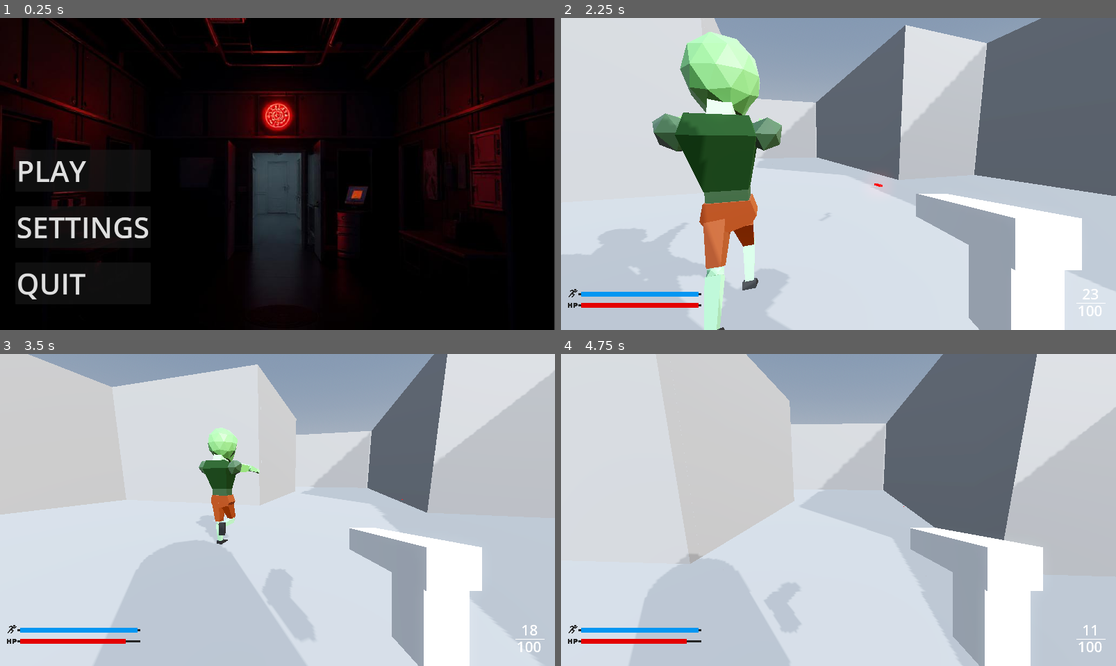
Above: before the commit, frames 1-4 (two rows, left to right).
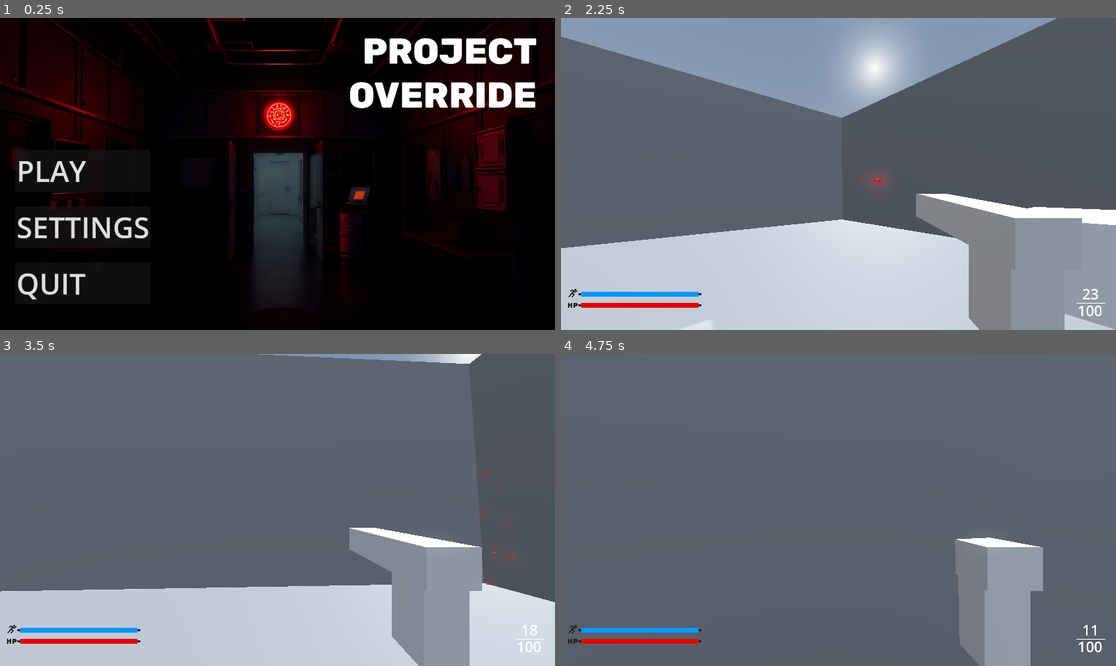
Above: after the commit, the same moments.

Repository: boltnzl/project-override
Game: Godot game, scene res://scenes/mainmenu.tscn
The game is run twice, just before and just after one commit, with the same random seed, the same clock (stepped at 60 frames per second) and the same inputs.
Inputs (mouse positions are in pixels of both pictures, inside the frame that each line leads up to; where the layout moved, square brackets give the same spot in the first picture):
- Up to frame 1 (0.25 s): no input
- Up to frame 2 (2.25 s): click "PLAY" at 0.5 s; click (655, 180) [838, 158] at 1.25 s; move the mouse to (866, 174) at 2.02 s; press the mouse at (866, 174) at 2.03 s; hold W (up) from 2.03 s (still down)
- Up to frame 3 (3.5 s): keep holding W (up); tap Space (jump) at 2.27, 3.02 s; move the mouse to (249, 510) at 2.77 s; release the mouse at (249, 510) at 2.78 s; tap Shift (sprint) at 2.85 s
- Up to frame 4 (4.75 s): keep holding W (up); move the mouse to (849, 503) at 3.52 s; press the mouse at (849, 503) at 3.53 s; move the mouse to (832, 516) at 4.27 s; release the mouse at (832, 516) at 4.28 s; tap Shift (sprint) at 4.35 s; tap Space (jump) at 4.52 s

The runs differ from the first frame. In frame 1, 6.4% of the frame differs, in the area x 0-100%, y 0-100%; in frame 2, 56%; in frame 3, 72%; in frame 4, 87%.

Commit message:
Selector Basically Finished

Diff:
--- a/project.godot
+++ b/project.godot
@@ -13,6 +13,10 @@
 config/name="Project Overridew"
 run/main_scene="uid://cn6rt7044je0n"
 config/features=PackedStringArray("4.4", "Forward Plus")
+
+[autoload]
+
+GameData="*res://scripts/GameData.gd"
 
 [display]
 
--- a/scenes/level.tscn
+++ b/scenes/level.tscn
@@ -1,6 +1,7 @@
-[gd_scene load_steps=28 format=3 uid="uid://bj387j66to5uj"]
+[gd_scene load_steps=30 format=3 uid="uid://bj387j66to5uj"]
 
 [ext_resource type="Script" uid="uid://dqh6opl1sauow" path="res://scripts/mainlevel.gd" id="1_1ainy"]
+[ext_resource type="Script" uid="uid://dvolydp225yem" path="res://scenes/win_condition.gd" id="4_mx8sn"]
 [ext_resource type="PackedScene" uid="uid://dm0g5mvsicmvs" path="res://scenes/enemy.tscn" id="5_f2txt"]
 [ext_resource type="PackedScene" uid="uid://dqof0v4sx7egd" path="res://scenes/player.tscn" id="8_b121j"]
 
@@ -73,6 +74,9 @@
 
 [sub_resource type="BoxShape3D" id="BoxShape3D_pqd0y"]
 size = Vector3(63.5252, 1.18848, 44.3533)
+
+[sub_resource type="BoxShape3D" id="BoxShape3D_ppgk2"]
+size = Vector3(15.0033, 17.3937, 18.714)
 
 [node name="Level" type="Node3D"]
 script = ExtResource("1_1ainy")
@@ -704,8 +708,16 @@
 
 [node name="Player" parent="." instance=ExtResource("8_b121j")]
 
+[node name="WinCondition" type="Area3D" parent="."]
+script = ExtResource("4_mx8sn")
+
+[node name="CollisionShape3D" type="CollisionShape3D" parent="WinCondition"]
+transform = Transform3D(1, 0, 0, 0, 1, 0, 0, 0, 1, 12.1021, 8.19684, -4.70796)
+shape = SubResource("BoxShape3D_ppgk2")
+
 [connection signal="body_entered" from="Enemy/Area3D" to="Enemy" method="_on_area_3d_body_entered"]
 [connection signal="body_exited" from="Enemy/Area3D" to="Enemy" method="_on_area_3d_body_exited"]
+[connection signal="body_entered" from="WinCondition" to="WinCondition" method="_on_body_entered"]
 
 [editable path="Enemy"]
 [editable path="Enemy/zombie2"]
--- a/scenes/level_2.tscn
+++ b/scenes/level_2.tscn
@@ -1,6 +1,7 @@
-[gd_scene load_steps=31 format=3 uid="uid://bdkprmaslovs6"]
+[gd_scene load_steps=33 format=3 uid="uid://bdkprmaslovs6"]
 
 [ext_resource type="PackedScene" uid="uid://dqof0v4sx7egd" path="res://scenes/player.tscn" id="1_3bmlt"]
+[ext_resource type="Script" uid="uid://dvolydp225yem" path="res://scenes/win_condition.gd" id="2_jm1iu"]
 
 [sub_resource type="PhysicsMaterial" id="PhysicsMaterial_y4x0y"]
 
@@ -72,6 +73,9 @@
 size = Vector3(50.11, 1.24536, 52.5)
 
 [sub_resource type="BoxMesh" id="BoxMesh_vhnap"]
+
+[sub_resource type="BoxShape3D" id="BoxShape3D_ne2mo"]
+size = Vector3(15.0033, 17.3937, 18.714)
 
 [node name="Level 2" type="Node3D"]
 
@@ -853,3 +857,13 @@
 [node name="Other" type="Node3D" parent="Map"]
 
 [node name="Player" parent="." instance=ExtResource("1_3bmlt")]
+
+[node name="WinCondition" type="Area3D" parent="."]
+transform = Transform3D(1, 0, 0, 0, 1, 0, 0, 0, 1, 6.62463, 0, 0)
+script = ExtResource("2_jm1iu")
+
+[node name="CollisionShape3D" type="CollisionShape3D" parent="WinCondition"]
+transform = Transform3D(1, 0, 0, 0, 1, 0, 0, 0, 1, 12.1021, 8.19684, -4.70796)
+shape = SubResource("BoxShape3D_ne2mo")
+
+[connection signal="body_entered" from="WinCondition" to="WinCondition" method="_on_body_entered"]
--- a/scenes/level_selector.gd
+++ b/scenes/level_selector.gd
@@ -1,9 +1,19 @@
 extends Control
 
 func _ready() -> void:
-	$"HBoxContainer/Level 1".pressed.connect(_on_level1_pressed)
-	$"HBoxContainer/Level 2".pressed.connect(_on_level2_pressed)
-	$"HBoxContainer/Level 3".pressed.connect(_on_level3_pressed)
+	$"HBoxContainer/Level1/Level 1".pressed.connect(_on_level1_pressed)
+
+	if GameData.unlockedlevel >= 2:
+		$"HBoxContainer/Level2/Level 2".disabled = false
+		$"HBoxContainer/Level2/Level 2".pressed.connect(_on_level2_pressed)
+	else:
+		$"HBoxContainer/Level2/Level 2".disabled = true
+
+	if GameData.unlockedlevel >= 3:
+		$"HBoxContainer/Level3/Level 3".disabled = false
+		$"HBoxContainer/Level3/Level 3".pressed.connect(_on_level3_pressed)
+	else:
+		$"HBoxContainer/Level3/Level 3".disabled = true
 
 
 func _on_level1_pressed() -> void:
--- a/scenes/level_selector.tscn
+++ b/scenes/level_selector.tscn
@@ -1,6 +1,45 @@
-[gd_scene load_steps=2 format=3 uid="uid://boqvb7ym75s52"]
+[gd_scene load_steps=9 format=3 uid="uid://boqvb7ym75s52"]
 
 [ext_resource type="Script" uid="uid://ir64nnu8hdmu" path="res://scenes/level_selector.gd" id="1_aeu7d"]
+[ext_resource type="FontFile" uid="uid://ddhdg7bigjv3h" path="res://fonts/Rubik-Bold.ttf" id="2_gkmvm"]
+[ext_resource type="Texture2D" uid="uid://cts2i0g6jky8f" path="res://art/image2.png" id="2_tr5s6"]
+
+[sub_resource type="StyleBoxFlat" id="StyleBoxFlat_tr5s6"]
+bg_color = Color(1, 1, 1, 1)
+corner_radius_top_left = 30
+corner_radius_top_right = 30
+corner_radius_bottom_right = 30
+corner_radius_bottom_left = 30
+
+[sub_resource type="StyleBoxFlat" id="StyleBoxFlat_rqfkl"]
+bg_color = Color(0.230315, 0.230315, 0.230315, 1)
+corner_radius_top_left = 30
+corner_radius_top_right = 30
+corner_radius_bottom_right = 30
+corner_radius_bottom_left = 30
+
+[sub_resource type="StyleBoxFlat" id="StyleBoxFlat_vj03c"]
+bg_color = Color(0.0705882, 0.0705882, 0.0705882, 0.52549)
+corner_radius_top_left = 30
+corner_radius_top_right = 30
+corner_radius_bottom_right = 30
+corner_radius_bottom_left = 30
+
+[sub_resource type="StyleBoxFlat" id="StyleBoxFlat_56kad"]
+bg_color = Color(0.233925, 0.233925, 0.233925, 1)
+border_color = Color(0.8, 0.8, 0.8, 0)
+corner_radius_top_left = 30
+corner_radius_top_right = 30
+corner_radius_bottom_right = 30
+corner_radius_bottom_left = 30
+
+[sub_resource type="StyleBoxFlat" id="StyleBoxFlat_hjtau"]
+bg_color = Color(0.235294, 0.235294, 0.235294, 1)
+border_color = Color(0.8, 0.8, 0.8, 0)
+corner_radius_top_left = 30
+corner_radius_top_right = 30
+corner_radius_bottom_right = 30
+corner_radius_bottom_left = 30
 
 [node name="LevelSelector" type="Control"]
 layout_mode = 3
@@ -15,25 +54,119 @@
 layout_mode = 0
 offset_right = 1920.0
 offset_bottom = 1080.0
-color = Color(0.219501, 0.219501, 0.219501, 1)
+color = Color(0.0962048, 0.0962047, 0.0962047, 1)
+
+[node name="TextureRect" type="TextureRect" parent="."]
+visible = false
+layout_mode = 1
+anchors_preset = -1
+anchor_left = 0.00104167
+anchor_right = 0.00104167
+offset_left = -2.0
+offset_right = 1918.0
+offset_bottom = 1080.0
+texture = ExtResource("2_tr5s6")
+expand_mode = 1
+metadata/_edit_use_anchors_ = true
 
 [node name="HBoxContainer" type="HBoxContainer" parent="."]
 layout_mode = 0
-offset_left = 264.0
-offset_top = 139.0
-offset_right = 1693.0
-offset_bottom = 835.0
+offset_left = 844.0
+offset_top = 181.0
+offset_right = 2273.0
+offset_bottom = 877.0
+theme_override_constants/separation = 625
 alignment = 1
 
-[node name="Level 1" type="Button" parent="HBoxContainer"]
+[node name="Level1" type="Control" parent="HBoxContainer"]
 layout_mode = 2
+
+[node name="Level 1" type="Button" parent="HBoxContainer/Level1"]
+layout_mode = 2
+offset_left = -611.0
+offset_top = 103.0
+offset_right = -211.0
+offset_bottom = 503.0
+rotation = 0.785398
+focus_mode = 0
+theme_override_styles/hover = SubResource("StyleBoxFlat_tr5s6")
+theme_override_styles/pressed = SubResource("StyleBoxFlat_rqfkl")
+theme_override_styles/normal = SubResource("StyleBoxFlat_vj03c")
+text = "
+"
+
+[node name="Label" type="Label" parent="HBoxContainer/Level1"]
+layout_mode = 0
+offset_left = -676.0
+offset_top = 250.0
+offset_right = -554.0
+offset_bottom = 487.0
+theme_override_fonts/font = ExtResource("2_gkmvm")
+theme_override_font_sizes/font_size = 200
 text = "1"
 
-[node name="Level 2" type="Button" parent="HBoxContainer"]
+[node name="Level2" type="Control" parent="HBoxContainer"]
 layout_mode = 2
+
+[node name="Level 2" type="Button" parent="HBoxContainer/Level2"]
+layout_mode = 2
+offset_left = -611.0
+offset_top = 103.0
+offset_right = -211.0
+offset_bottom = 503.0
+rotation = 0.785398
+focus_mode = 0
+theme_override_styles/disabled = SubResource("StyleBoxFlat_56kad")
+theme_override_styles/hover = SubResource("StyleBoxFlat_tr5s6")
+theme_override_styles/pressed = SubResource("StyleBoxFlat_rqfkl")
+theme_override_styles/normal = SubResource("StyleBoxFlat_vj03c")
+text = "
+"
+
+[node name="Label" type="Label" parent="HBoxContainer/Level2"]
+layout_mode = 0
+offset_left = -676.0
+offset_top = 250.0
+offset_right = -554.0
+offset_bottom = 487.0
+theme_override_fonts/font = ExtResource("2_gkmvm")
+theme_override_font_sizes/font_size = 200
 text = "2"
 
-[node name="Level 3" type="Button" parent="HBoxContainer"]
+[node name="Level3" type="Control" parent="HBoxContainer"]
 layout_mode = 2
-text = "3
+
+[node name="Level 3" type="Button" parent="HBoxContainer/Level3"]
+layout_mode = 2
+offset_left = -611.0
+offset_top = 103.0
+offset_right = -211.0
+offset_bottom = 503.0
+rotation = 0.785398
+focus_mode = 0
+theme_override_styles/disabled = SubResource("StyleBoxFlat_hjtau")
+theme_override_styles/hover = SubResource("StyleBoxFlat_tr5s6")
+theme_override_styles/pressed = SubResource("StyleBoxFlat_rqfkl")
+theme_override_styles/normal = SubResource("StyleBoxFlat_vj03c")
+text = "
 "
+
+[node name="Label" type="Label" parent="HBoxContainer/Level3"]
+layout_mode = 0
+offset_left = -676.0
+offset_top = 250.0
+offset_right = -554.0
+offset_bottom = 487.0
+theme_override_fonts/font = ExtResource("2_gkmvm")
+theme_override_font_sizes/font_size = 200
+text = "3"
+
+[node name="Label2" type="Label" parent="."]
+layout_mode = 0
+offset_left = 589.0
+offset_top = 19.0
+offset_right = 1354.0
+offset_bottom = 256.0
+theme_override_fonts/font = ExtResource("2_gkmvm")
+theme_override_font_sizes/font_size = 200
+text = "LEVELS"
--- a/scenes/mainmenu.tscn
+++ b/scenes/mainmenu.tscn
@@ -1,7 +1,8 @@
-[gd_scene load_steps=3 format=3 uid="uid://cn6rt7044je0n"]
+[gd_scene load_steps=4 format=3 uid="uid://cn6rt7044je0n"]
 
 [ext_resource type="Script" uid="uid://cfntqpl2vwpqg" path="res://scenes/mainmenu.gd" id="1_natt5"]
-[ext_resource type="Texture2D" uid="uid://bsp554yr0t1v" path="res://art/447f8510-c7bf-4e8f-93dd-60cc3d9dcdcc.png" id="2_r3g3c"]
+[ext_resource type="Texture2D" uid="uid://cts2i0g6jky8f" path="res://art/image2.png" id="2_natt5"]
+[ext_resource type="FontFile" uid="uid://dbst5yl8cqebu" path="res://fonts/Rubik-ExtraBold.ttf" id="3_r3g3c"]
 
 [node name="MainMenu" type="Control"]
 layout_mode = 3
@@ -13,11 +14,14 @@
 script = ExtResource("1_natt5")
 
 [node name="TextureRect" type="TextureRect" parent="."]
-layout_mode = 0
+layout_mode = 1
+anchors_preset = -1
+anchor_left = 0.00104167
+anchor_right = 0.00104167
 offset_left = -2.0
 offset_right = 1918.0
 offset_bottom = 1080.0
-texture = ExtResource("2_r3g3c")
+texture = ExtResource("2_natt5")
 expand_mode = 1
 metadata/_edit_use_anchors_ = true
 
@@ -49,3 +53,14 @@
 theme_override_font_sizes/font_size = 100
 text = "QUIT"
 alignment = 0
+
+[node name="Project Override" type="Label" parent="."]
+offset_left = 1007.0
+offset_top = 41.0
+offset_right = 1857.0
+offset_bottom = 356.0
+theme_override_fonts/font = ExtResource("3_r3g3c")
+theme_override_font_sizes/font_size = 125
+text = "PROJECT
+OVERRIDE"
+horizontal_alignment = 2
--- a/scenes/pausemenu.tscn
+++ b/scenes/pausemenu.tscn
@@ -23,6 +23,7 @@
 
 [node name="VBoxContainer" type="VBoxContainer" parent="Panel"]
 process_mode = 3
+layout_mode = 0
 offset_left = 105.0
 offset_top = 270.0
 offset_right = 707.0
--- a/scenes/settings.tscn
+++ b/scenes/settings.tscn
@@ -1,6 +1,6 @@
 [gd_scene load_steps=3 format=3 uid="uid://c0dldxai32spa"]
 
-[ext_resource type="Texture2D" uid="uid://bsp554yr0t1v" path="res://art/447f8510-c7bf-4e8f-93dd-60cc3d9dcdcc.png" id="1_5p8wc"]
+[ext_resource type="Texture2D" uid="uid://cts2i0g6jky8f" path="res://art/image2.png" id="1_5p8wc"]
 
 [sub_resource type="LabelSettings" id="LabelSettings_r6d6q"]
 font_size = 100
@@ -14,6 +14,7 @@
 grow_vertical = 2
 
 [node name="TextureRect" type="TextureRect" parent="."]
+layout_mode = 0
 offset_left = -1.0
 offset_right = 1919.0
 offset_bottom = 1080.0
--- /dev/null
+++ b/scenes/win_condition.gd
@@ -0,0 +1,8 @@
+extends Area3D
+
+func _on_body_entered(body: Node3D) -> void:
+	if body.name == "Player":
+		if GameData.unlockedlevel < 2:
+			GameData.unlockedlevel = 2
+		elif GameData.unlockedlevel < 3:
+			GameData.unlockedlevel = 3
--- /dev/null
+++ b/scenes/win_screen.tscn
@@ -0,0 +1,9 @@
+[gd_scene format=3 uid="uid://bbuxphekpudlo"]
+
+[node name="WinScreen" type="Control"]
+layout_mode = 3
+anchors_preset = 15
+anchor_right = 1.0
+anchor_bottom = 1.0
+grow_horizontal = 2
+grow_vertical = 2
--- /dev/null
+++ b/scripts/GameData.gd
@@ -0,0 +1,7 @@
+extends Node
+
+var unlockedlevel: = 1
+
+func unlocked(level) -> void:
+	if level > unlockedlevel:
+		unlockedlevel = level
Binary file added: art/1.png
Not shown, added: art/1.png.import
Not shown, added: art/447f8510-c7bf-4e8f-93dd-60cc3d9dcdcc (2).png.import
Binary file removed: art/447f8510-c7bf-4e8f-93dd-60cc3d9dcdcc.png
Binary file added: art/image2.png
Not shown, changed: art/image2.png.import
Binary file added: fonts/Rubik-Bold.ttf
Not shown, added: fonts/Rubik-Bold.ttf.import
Binary file added: fonts/Rubik-ExtraBold.ttf
Not shown, added: fonts/Rubik-ExtraBold.ttf.import
Binary file added: fonts/Rubik-ExtraBoldItalic.ttf
Not shown, added: fonts/Rubik-ExtraBoldItalic.ttf.import
(and 6 more such lines)
